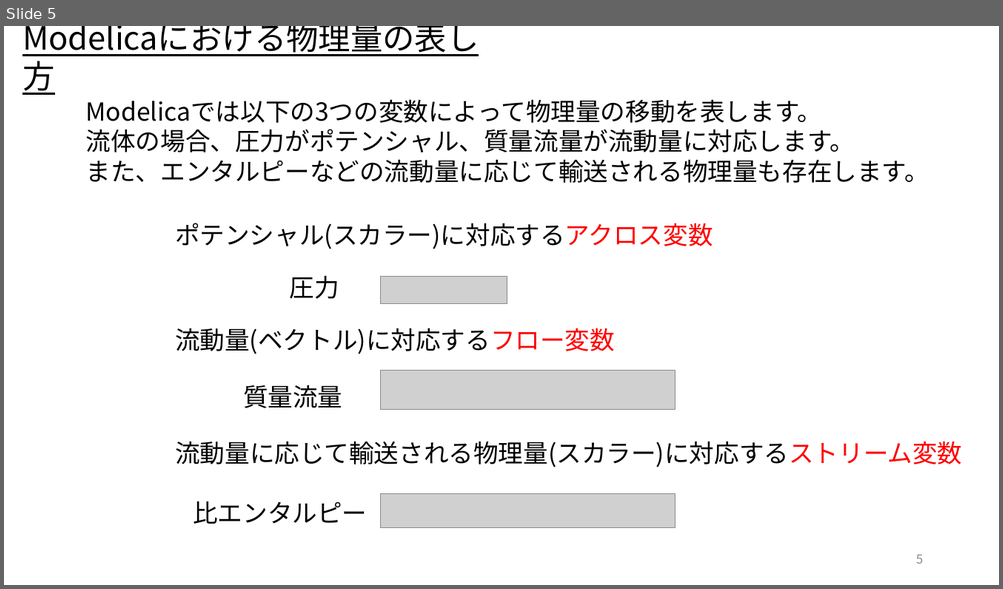
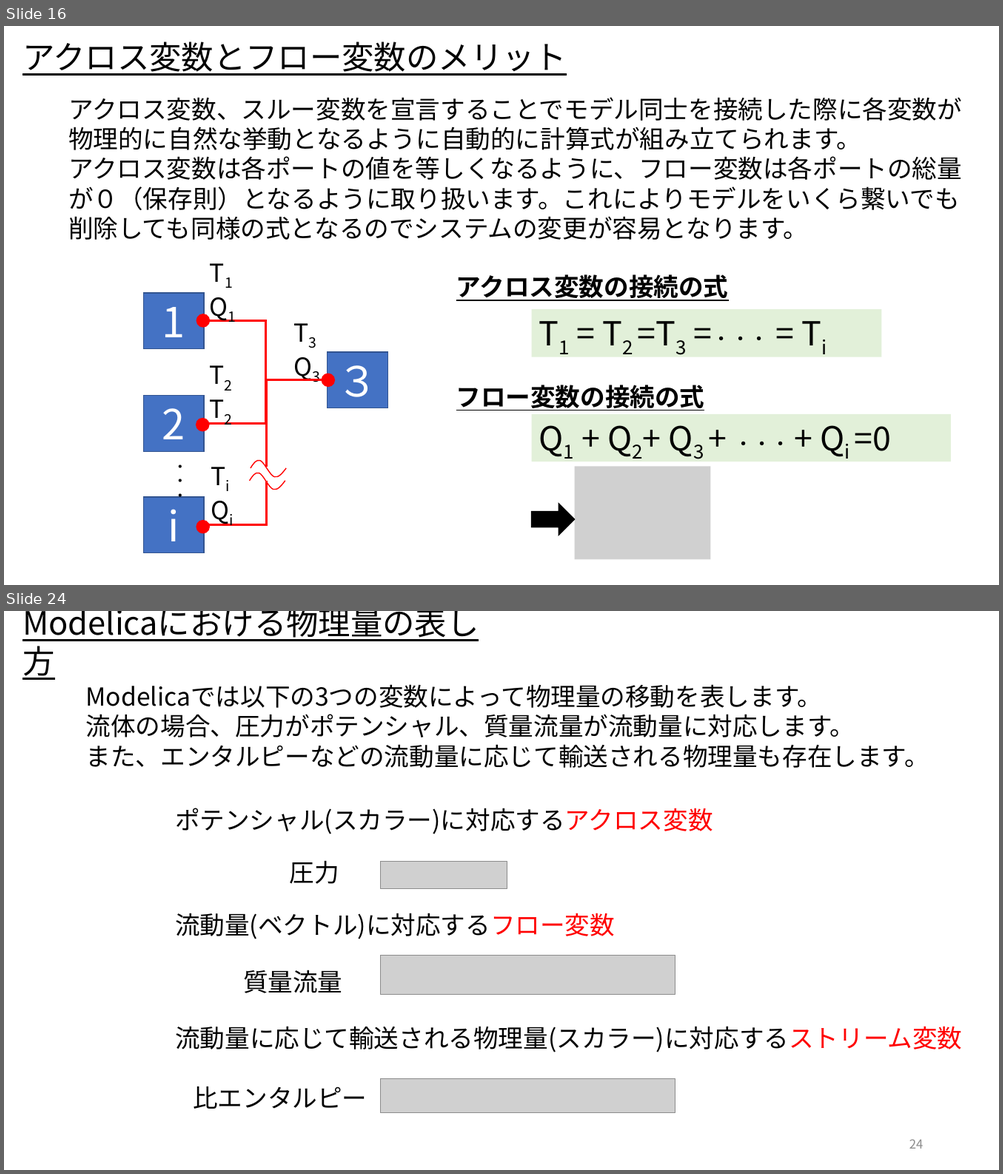
Before and after one commit to UedaShigenori/OpenModelica_Tutorials_Ja, a slide deck: Dev/7_PhysicsDomainModel/OpenModelica_Tutorials_7_PlantModel.pptx. Shown one above the other, each under a label of ours: slide 5 before the commit, slides 16 and 24 after it; the slides between them are not shown. The pictures are 1003x589 and 1003x1174 pixels, drawn with LibreOffice and Linux fonts; fonts in the diff are those of the drawing; grey boxes stand for pictures. Boxes give left, top, right and bottom in pixels: in the first picture for what was removed or moved away, otherwise in the second. Text is boxed around its words. In the diff, an @@ line names an element or a change of style, - is before the commit and + after.

Commit message:
作成中のプラントモデル資料をアップ

```diff
--- a/Dev/7_PhysicsDomainModel/OpenModelica_Tutorials_7_PlantModel.pptx
+++ b/Dev/7_PhysicsDomainModel/OpenModelica_Tutorials_7_PlantModel.pptx
@@ slide 16 added at (4,26,999,585), background #FFFFFF @@
@@ text added at (22,42,566,76), 31 pt, text #000000, underline @@
+アクロス変数とフロー変数のメリット
@@ text added at (68,97,962,240), 24 pt, text #000000 @@
+アクロス変数、スルー変数を宣言することでモデル同士を接続した際に各変数が物理的に自然な挙動となるように自動的に計算式が組み立てられます。
+アクロス変数は各ポートの値を等しくなるように、フロー変数は各ポートの総量が０（保存則）となるように取り扱います。これによりモデルをいくら繋いでも削除しても同様の式となるのでシステムの変更が容易となります。
@@ text added at (456,275,728,301), 24 pt, text #000000, bold, underline @@
+アクロス変数の接続の式
@@ rectangle added at (532,309,882,358), fill #E2F0D9, 32 pt, text #000000 @@
+T1 = T2 =T3 =・・・ = Ti
@@ text added at (456,385,705,411), 24 pt, text #000000, bold, underline @@
+フロー変数の接続の式
@@ rectangle added at (532,414,950,463), fill #E2F0D9, 32 pt, text #000000 @@
+Q1 + Q2+ Q3 + ・・・ + Qi =0
@@ picture added at (574,467,710,560) @@
@@ right arrow added at (532,504,574,536), fill #000000, outline #000000 1 pt @@
@@ group added at (144,255,387,554): 5 rectangles, 5 texts, 4 ellipses, 3 elbow lines, 2 freeform shapes @@
+1
+2
+T1
+Q1
+T2
+T2
+T3
+Q3
+３
+i
+・・・
+Ti
+Qi
@@ what was slide 5 is now slide 24 @@
@@ page number at (909,1139,923,1149): text changed @@
-5
+24
```
Also in this commit, not shown: 7 slides changed, 59 other slides added, 1 slide removed.
